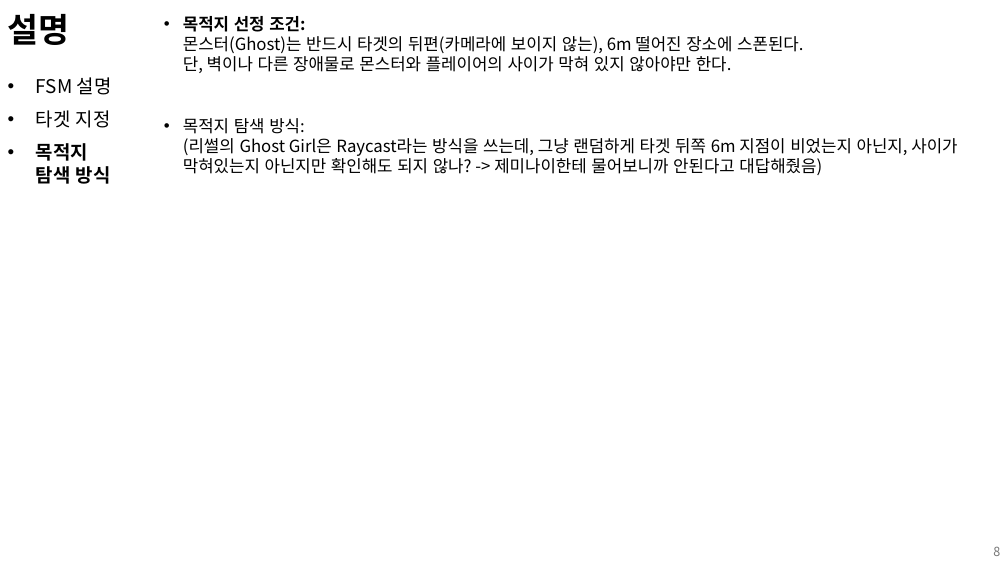
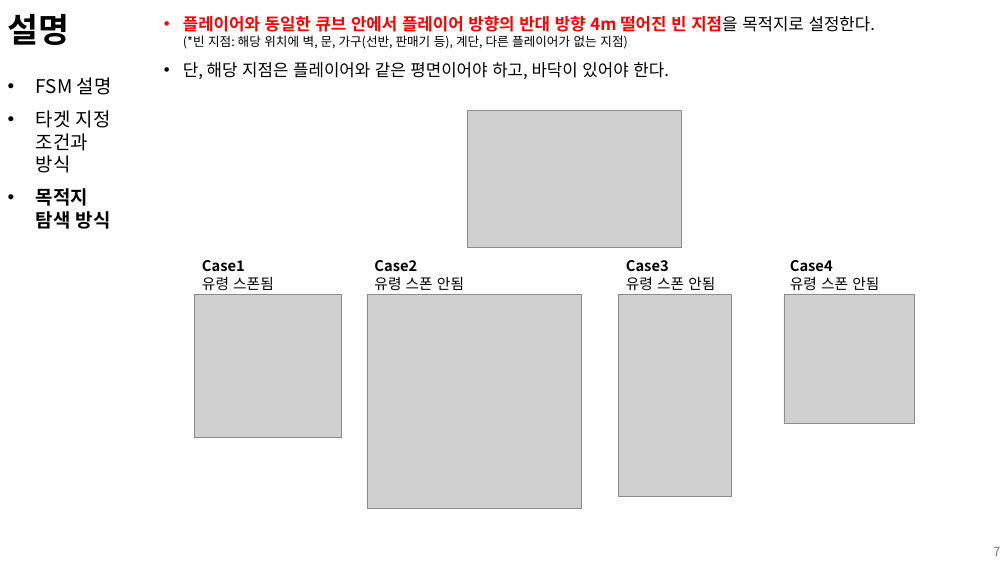
Before and after one commit to kimi5231/B1A2_project, a slide deck: slide 7 of 기획/몬스터 기획서_Ghost.pptx (slide 8 before the commit). Drawn at 1008x567 pixels with LibreOffice and Linux fonts; fonts in the diff are those of the drawing; grey boxes stand for pictures. Boxes give left, top, right and bottom in pixels: in the first picture for what was removed or moved away, otherwise in the second. Text is boxed around its words. In the diff, an @@ line names an element or a change of style, - is before the commit and + after.

Commit message:
Ghost 기획서 수정

```diff
--- a/기획/몬스터 기획서_Ghost.pptx
+++ b/기획/몬스터 기획서_Ghost.pptx
@@ text at [183, 16, 875, 79]: text changed @@
-• 목적지 선정 조건:
-  몬스터(Ghost)는 반드시 타겟의 뒤편(카메라에 보이지 않는), 6m 떨어진 장소에 스폰된다.
-  단, 벽이나 다른 장애물로 몬스터와 플레이어의 사이가 막혀 있지 않아야만 한다.
-• 목적지 탐색 방식:
-  (리썰의 Ghost Girl은 Raycast라는 방식을 쓰는데, 그냥 랜덤하게 타겟 뒤쪽 6m 지점이 비었는지 아닌지, 사이가 막혀있는지 아닌지만 확인해도 되지 않나? -> 제미나이한테 물어보니까 안된다고 대답해줬음)
+• 플레이어와 동일한 큐브 안에서 플레이어 방향의 반대 방향 4m 떨어진 빈 지점을 목적지로 설정한다.
+  (*빈 지점: 해당 위치에 벽, 문, 가구(선반, 판매기 등), 계단, 다른 플레이어가 없는 지점)
+• 단, 해당 지점은 플레이어와 같은 평면이어야 하고, 바닥이 있어야 한다.
@@ text at [36, 110, 111, 173]: text changed @@
-• 타겟 지정
+• 타겟 지정 조건과 방식
@@ picture added at [467, 110, 682, 247] @@
@@ group added at [194, 260, 914, 508]: 4 pictures, 4 texts @@
+Case1
+유령 스폰됨
+Case2
+유령 스폰 안됨
+Case3
+유령 스폰 안됨
+Case4
+유령 스폰 안됨
@@ page number at [993, 547, 1000, 556]: text changed @@
-8
+7
```
Also in this commit, not shown: 4 other slides changed, 1 slide added, 2 slides removed.
